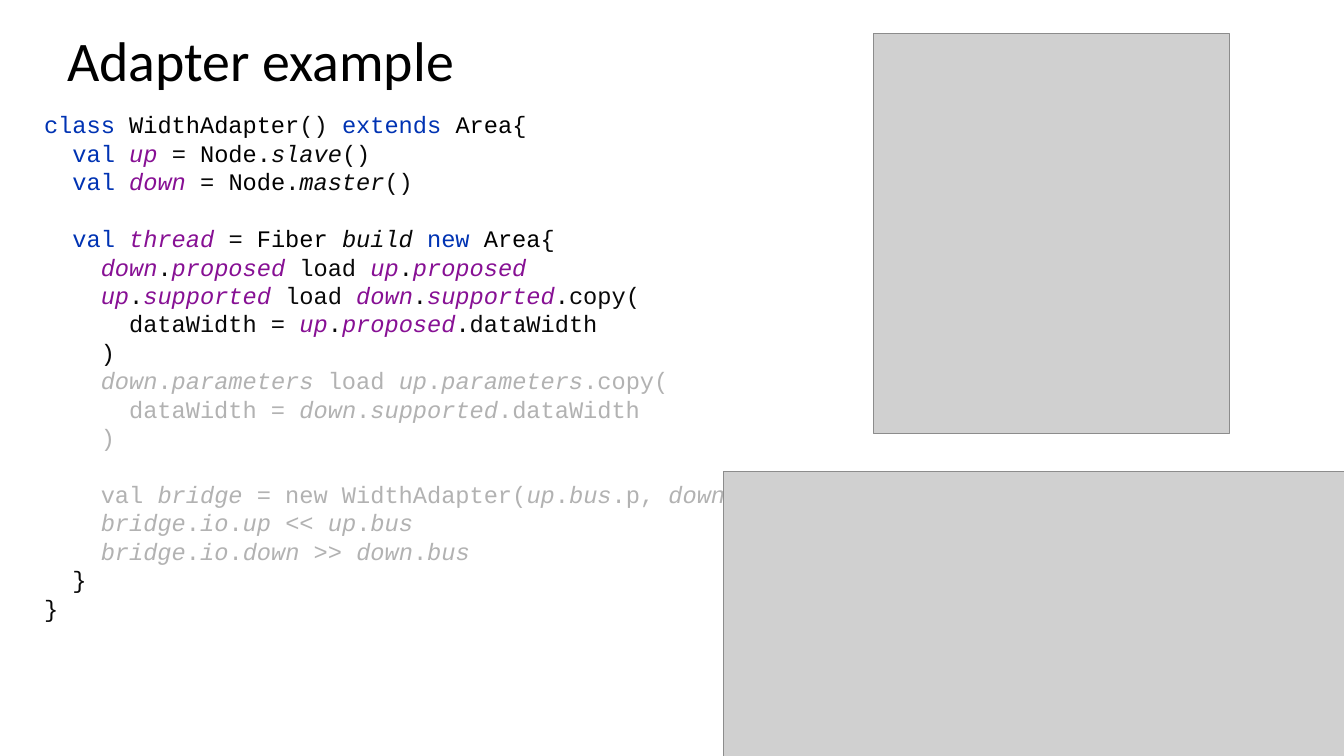
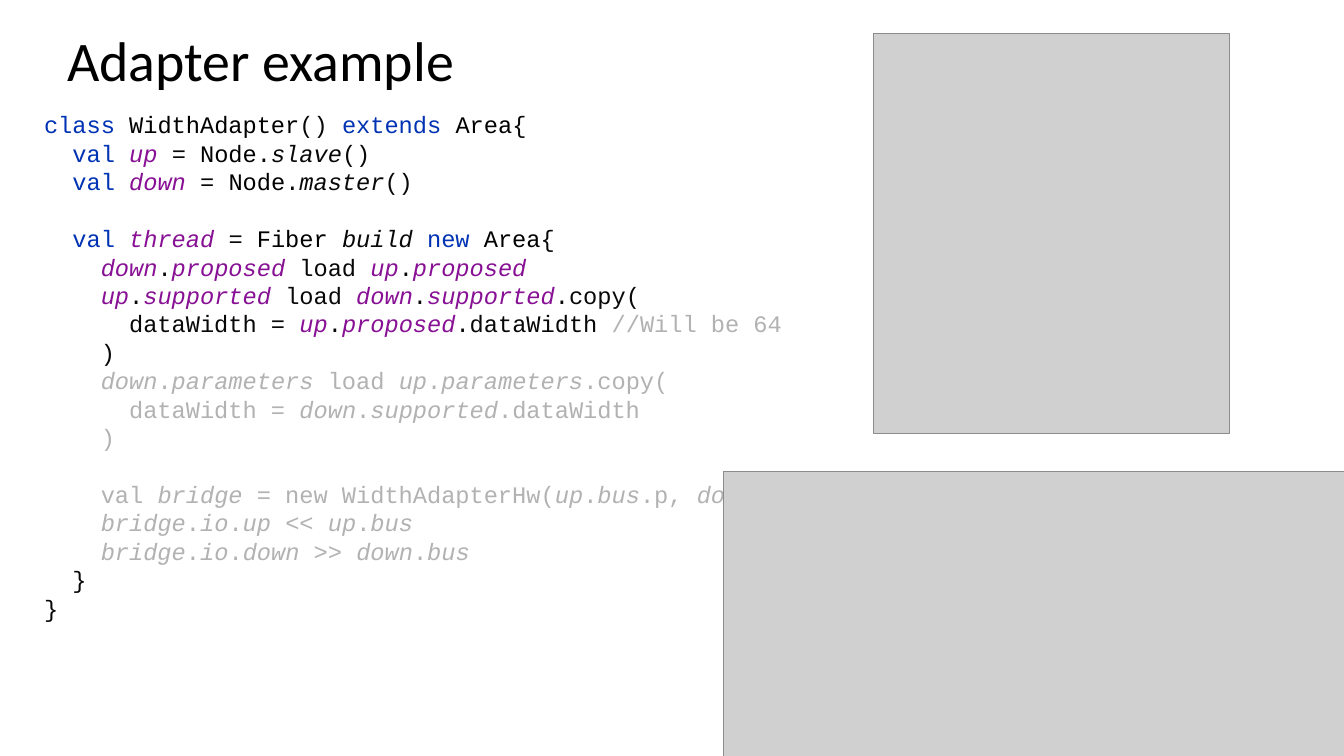
Before and after one commit to SpinalHDL/SpinalDoc, a slide deck: slide 52 of presentation/en/fsic_100723/fsic_100723.odp (slide 46 before the commit). Drawn at 1344x756 pixels with LibreOffice and Linux fonts; fonts in the diff are those of the drawing; grey boxes stand for pictures. Boxes give left, top, right and bottom in pixels: in the first picture for what was removed or moved away, otherwise in the second. Text is boxed around its words. In the diff, an @@ line names an element or a change of style, - is before the commit and + after.

```diff
--- a/presentation/en/fsic_100723/fsic_100723.odp
+++ b/presentation/en/fsic_100723/fsic_100723.odp
@@ text at box(129, 315, 781, 337): text changed @@
-dataWidth = up.proposed.dataWidth
+dataWidth = up.proposed.dataWidth //Will be 64
@@ text at box(101, 486, 853, 565): text changed @@
-)
-val bridge = new WidthAdapter(up.bus.p, down.bus.p)
-bridge.io.up << up.bus
-bridge.io.down >> down.bus
-}
-}
+)
+val bridge = new WidthAdapterHw(up.bus.p, down.bus.p)
+bridge.io.up << up.bus
+bridge.io.down >> down.bus
+}
+}
```
Also in this commit, not shown: 20 other slides changed, 6 slides added, 2 other files.
